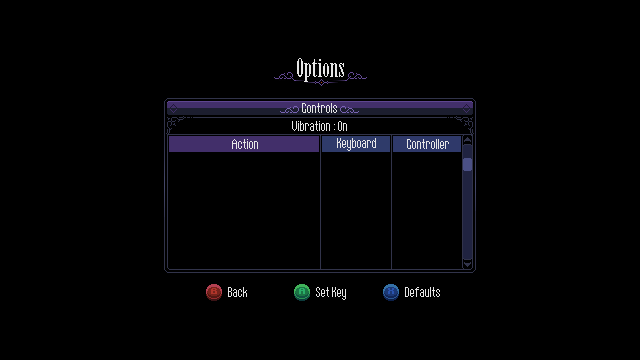
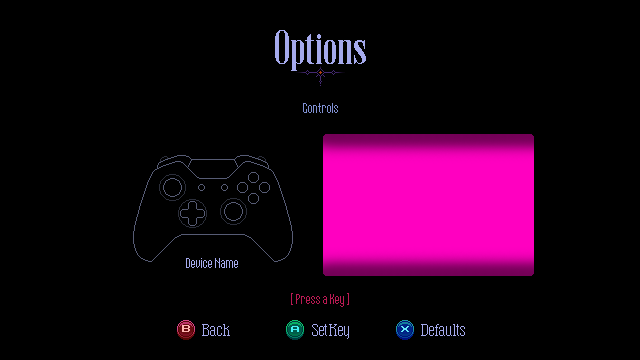
Revision of a layered w=640, h=360 image; what changed, layer by layer:
painted on "header" over [left=274, top=30, right=367, bottom=86]
removed layer "body_header" over [left=169, top=136, right=461, bottom=152]
removed layer "vibration_on" over [left=292, top=121, right=347, bottom=131]
removed group "scrollbar" (2 layers) over [left=463, top=145, right=472, bottom=259]
removed layer "scrollbar_slider" from group "scrollbar" over [left=463, top=158, right=472, bottom=171]
removed layer "scrollbar_body" from group "scrollbar" over [left=463, top=145, right=472, bottom=259]
added group "window_keys" with 3 layers above "window_controller" over [left=323, top=134, right=534, bottom=276]
added layer "list_start" (55%) in group "window_keys" over [left=323, top=134, right=534, bottom=164]
added layer "list_end" (55%) in group "window_keys" over [left=323, top=246, right=534, bottom=276]
added layer "content_mask" in group "window_keys" over [left=323, top=134, right=534, bottom=276]
added group "window_controller" with 25 layers above "[ Press a Key ]" over [left=133, top=121, right=318, bottom=289]
added layer "controller" in group "window_controller" over [left=133, top=155, right=293, bottom=262]
added group "buttons" with 16 layers in group "window_controller" over [left=138, top=135, right=289, bottom=245]
added layer "deviceName_text" in group "window_controller" over [left=186, top=258, right=238, bottom=268]
added layer "[ Press a Key ]" above "audio_window-main" over [left=291, top=293, right=349, bottom=307]
renamed "video_window-main" to "audio_window-main", painted on it over [left=164, top=98, right=476, bottom=273]
removed layer "video-window-bg" over [left=164, top=98, right=476, bottom=272]
painted on "back_xbox_0" over [left=177, top=284, right=247, bottom=340]
painted on "setKey_xbox_0" over [left=286, top=284, right=349, bottom=340]
painted on "defaults_xbox_0" over [left=383, top=284, right=465, bottom=340]
